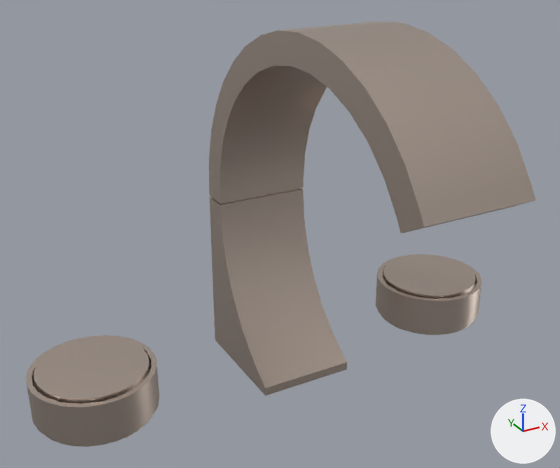
The glTF model models/20-710-811-42.glb, before and after one commit.
One viewpoint serves both versions: a 50 mm lens placed at (-0.172, -0.26, 0.228), pointed at (-0.022, 0.013, 0.091). Lighting does not change. The marker at lower right points along +X, +Y and +Z. The picture after the commit comes second. Where no turn or scale is listed for an object, it has been applied to the vertices.

The first picture shows 'L_05b23ed2_07e8_4eea_90af_f322482bd515_I1', 'L_090eeed1_7f41_4e58_a59d_32f112086c07_I2', 'L_25bd5345_a3bc_4645_a9f8_200d4b56f824_I3', 'L_850f4c27_0932_4391_adcd_33800c0b5ca3_I4', 'L_8646b5be_083e_4f2d_bf4e_cedfd24cd3f5_I5', 'L_affabbd1_dc29_43bb_9194_fe9bbb239b28_I6', 'L_b1281abf_6b41_4cd9_b44f_19ba4e85e356_I7', 'L_bd66c7ff_f74c_459f_9ca8_8dcd0e11f8fc_I8', 'L_c665e48d_d4dc_4a2f_966b_83a60735bf1a_I9', 'L_d5ff1a38_c792_4dfa_bd16_391bd2fe14f2_I10'.
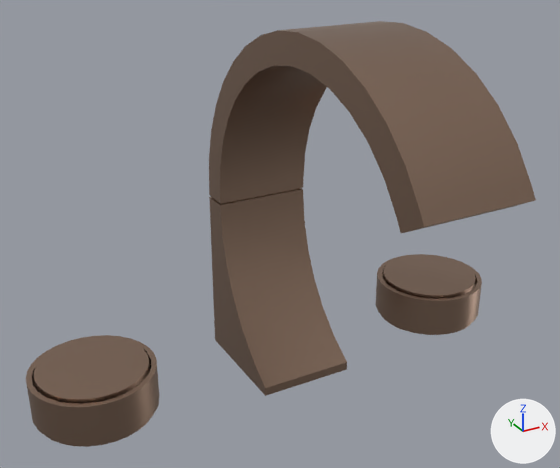
Where the newer file only moved an object's origin or applied its transform, the numbers keep the older frame.

Boxes [x1, y1, x2, y2] around the edits, measured in the pictures (560 x 468 px):
'L_850f4c27_0932_4391_adcd_33800c0b5ca3_I4', recoloured (pale pink to beige): [209, 21, 536, 233] in both
'L_d5ff1a38_c792_4dfa_bd16_391bd2fe14f2_I10', recoloured (pale pink to beige): [209, 188, 347, 396] in both
'L_05b23ed2_07e8_4eea_90af_f322482bd515_I1', recoloured (pale pink to beige): [34, 337, 150, 404] in both
'L_bd66c7ff_f74c_459f_9ca8_8dcd0e11f8fc_I8', recoloured (pale pink to beige): [26, 335, 159, 444] in both
'L_090eeed1_7f41_4e58_a59d_32f112086c07_I2', recoloured (pale pink to beige): [375, 254, 482, 332] in both
'L_b1281abf_6b41_4cd9_b44f_19ba4e85e356_I7', recoloured (pale pink to beige): [383, 255, 476, 299] in both
'L_affabbd1_dc29_43bb_9194_fe9bbb239b28_I6', recoloured: [45, 418, 151, 447] in both
'L_8646b5be_083e_4f2d_bf4e_cedfd24cd3f5_I5', recoloured: [381, 315, 471, 335] in both
'L_c665e48d_d4dc_4a2f_966b_83a60735bf1a_I9', recoloured: [220, 188, 301, 204] in both
'L_25bd5345_a3bc_4645_a9f8_200d4b56f824_I3', recoloured: [412, 203, 524, 231] in both

What changed in the scene script:
```text
Change mat_dornbracht_42_dark_bronze_matt:
    mat_dornbracht_42_dark_bronze_matt.base_color: (0.647, 0.541, 0.471) -> (0.376, 0.254, 0.188)  # pale pink #d2c2b7 -> beige #a58a78
```
